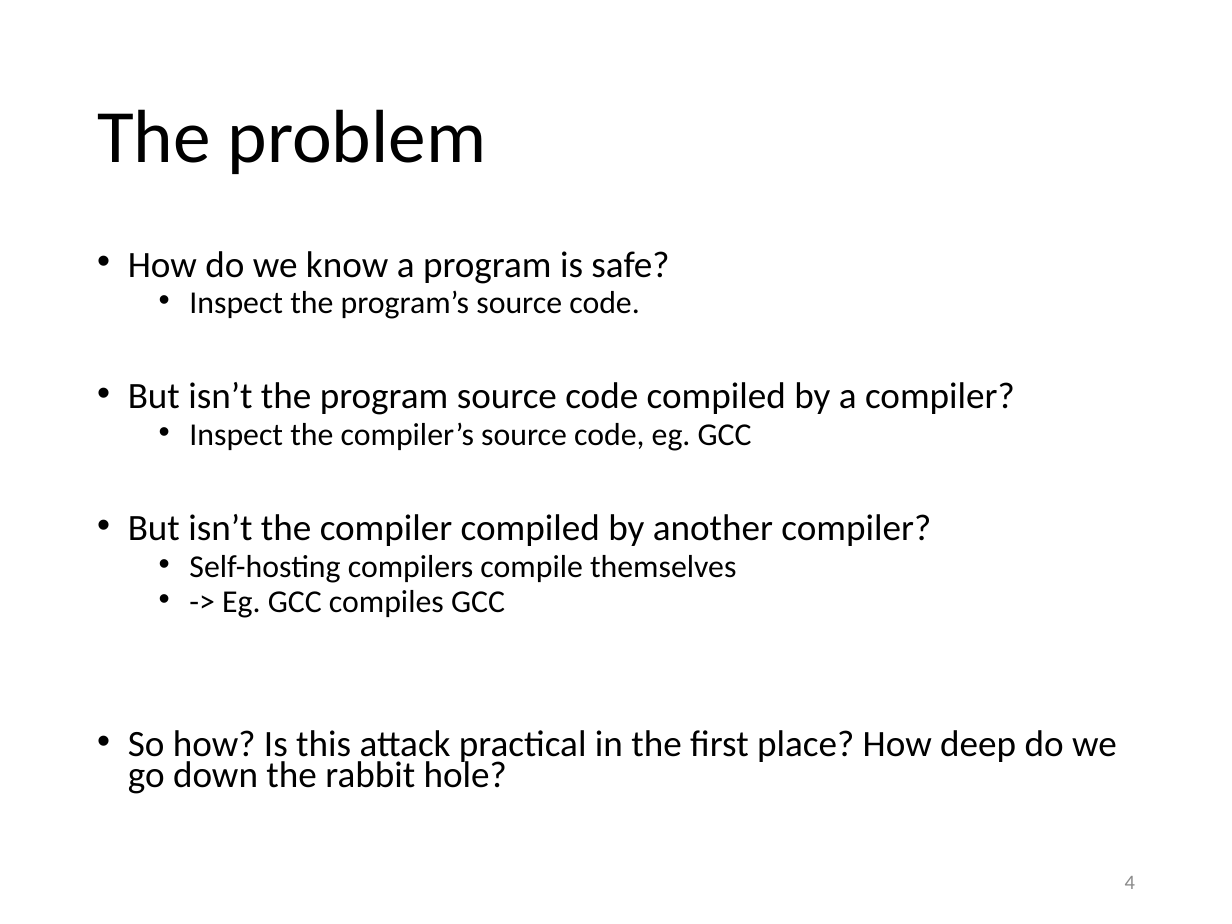
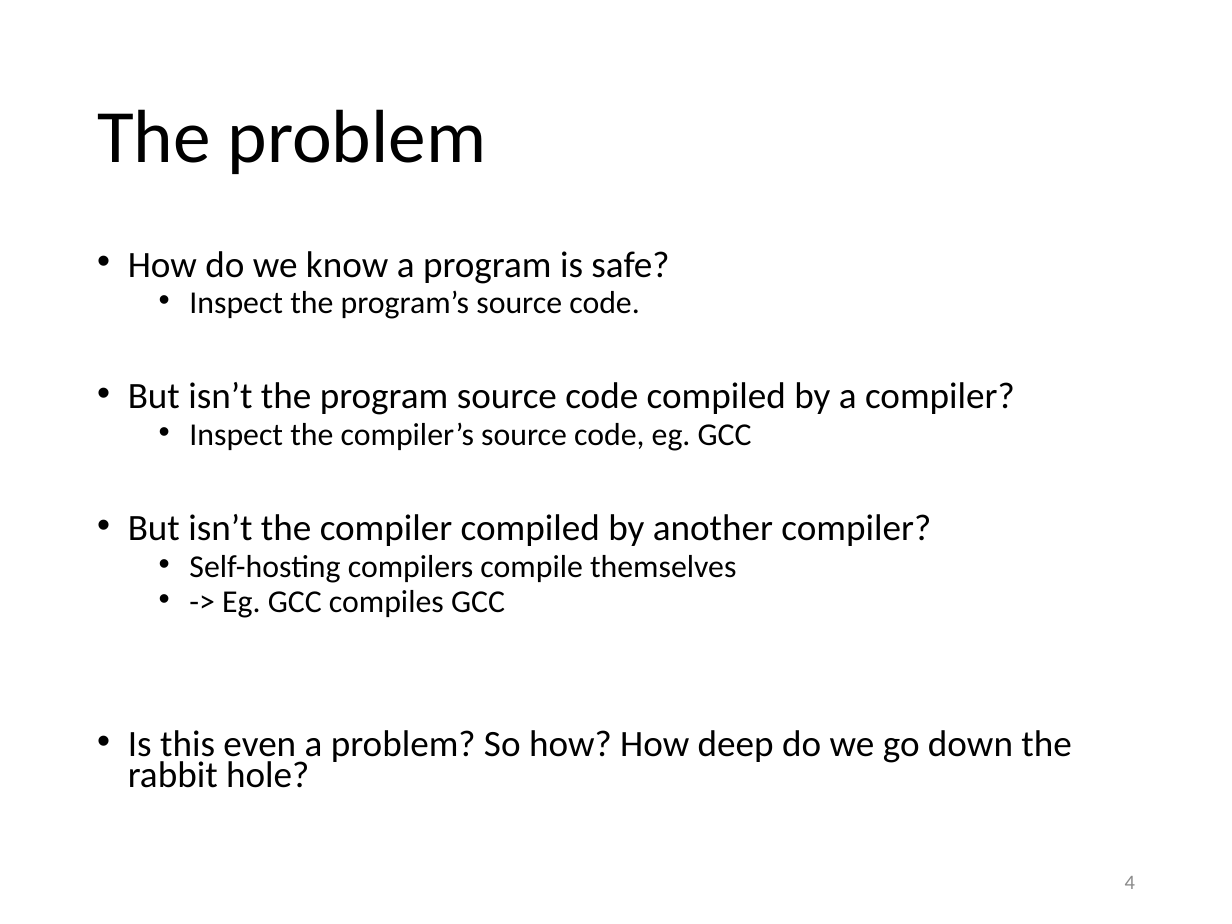
Before and after one commit to yeokm1/reflections-on-trusting-trust, a slide deck: slide 4 of reflections-on-reflecting-trust-slides.pptx. Drawn at 1232x924 pixels with LibreOffice and Linux fonts; fonts in the diff are those of the drawing. Boxes give left, top, right and bottom in pixels: in the first picture for what was removed or moved away, otherwise in the second. Text is boxed around its words. In the diff, an @@ line names an element or a change of style, - is before the commit and + after.

```diff
--- a/reflections-on-reflecting-trust-slides.pptx
+++ b/reflections-on-reflecting-trust-slides.pptx
@@ text at (x1=128, y1=730, x2=1071, y2=788): text changed @@
-• So how? Is this attack practical in the first place? How deep do we go down the rabbit hole?
+• Is this even a problem? So how? How deep do we go down the rabbit hole?
```
Also in this commit, not shown: 8 other slides changed, 1 other file.
